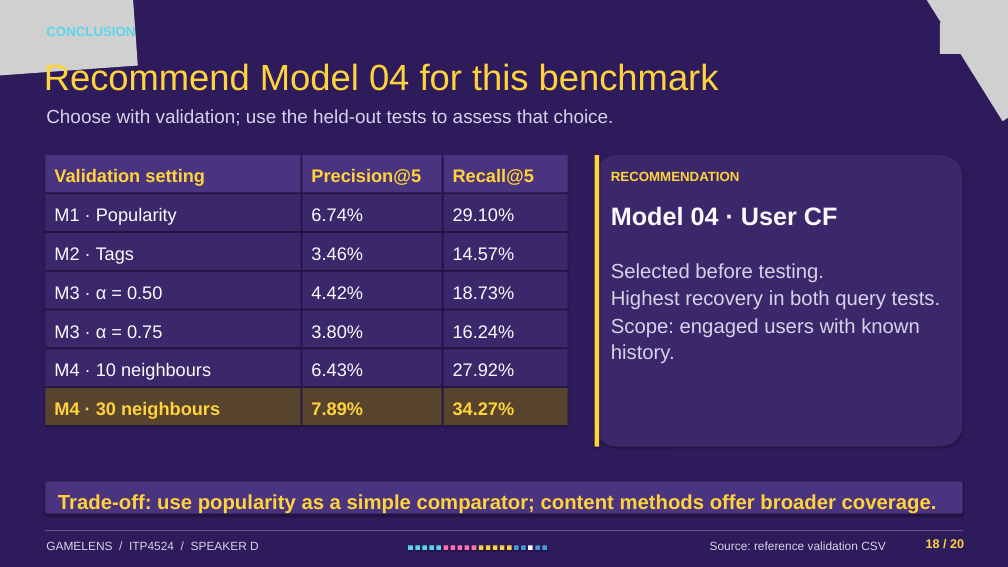
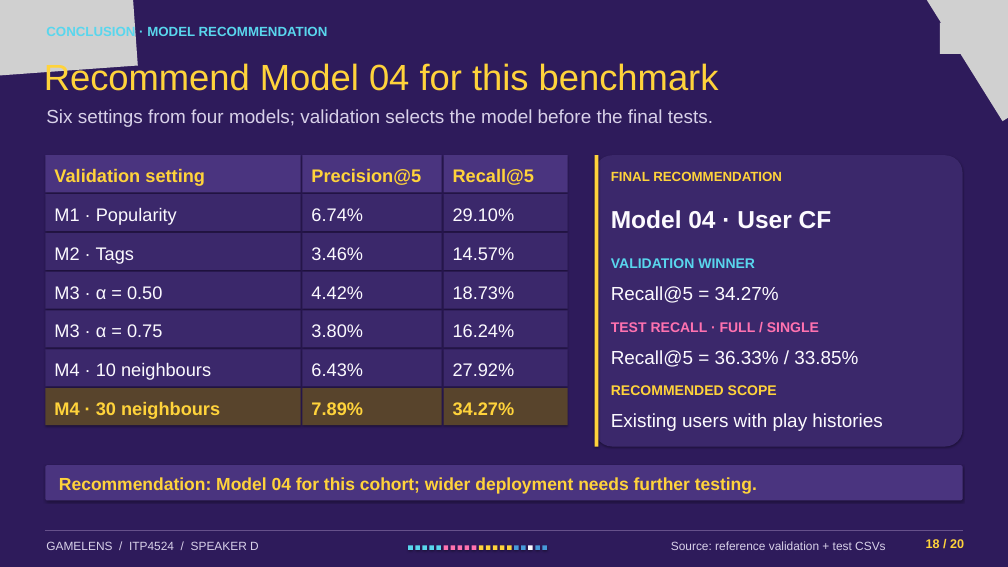
Before and after one commit to CalebChan411/ITP4524GP, a slide deck: slide 18 of part_b/game_recommendation/presentation.pptx. Drawn at 1008x567 pixels with LibreOffice and Linux fonts; fonts in the diff are those of the drawing; grey boxes stand for pictures. Boxes give left, top, right and bottom in pixels: in the first picture for what was removed or moved away, otherwise in the second. Text is boxed around its words. In the diff, an @@ line names an element or a change of style, - is before the commit and + after.

Commit message:
Clarify all model introductions and connect presentation findings to conclusions and reflection

```diff
--- a/part_b/game_recommendation/presentation.pptx
+++ b/part_b/game_recommendation/presentation.pptx
@@ text at (46,26,328,36): text changed @@
-CONCLUSION
+CONCLUSION · MODEL RECOMMENDATION
@@ text at (46,109,713,127): text changed @@
-Choose with validation; use the held-out tests to assess that choice.
+Six settings from four models; validation selects the model before the final tests.
@@ rounded rectangle at (595,155,963,447): proportions changed @@
@@ text at (611,171,782,181): text changed @@
-RECOMMENDATION
+FINAL RECOMMENDATION
@@ text "Model 04 · User CF" at (611,210,832,229): size 36 to 35 pt; line spacing 1.06 to 1.05 @@
@@ text at (611,258,755,268): text changed; size 29 to 20 pt; text colour #D8D1E9 to #59D6ED; bold on @@
-Selected before testing.
-Highest recovery in both query tests.
-Scope: engaged users with known history.
+VALIDATION WINNER
@@ text added at (611,286,779,303), 27 pt, text #FCFAFF @@
+Recall@5 = 34.27%
@@ text added at (611,322,819,332), 20 pt, text #FF72B0, bold @@
+TEST RECALL · FULL / SINGLE
@@ text added at (611,350,858,367), 27 pt, text #FCFAFF @@
+Recall@5 = 36.33% / 33.85%
@@ text added at (611,385,777,395), 20 pt, text #FFD33B, bold @@
+RECOMMENDED SCOPE
@@ text added at (611,413,882,431), 27 pt, text #FCFAFF @@
+Existing users with play histories
@@ rounded rectangle at (45,465,963,500): proportions changed @@
@@ rounded rectangle: place and size @@
-rounded rectangle at (45,481,963,514)
+rounded rectangle at (45,465,963,500)
@@ text added at (59,477,757,494), 25 pt, text #FFD33B, bold @@
+Recommendation: Model 04 for this cohort; wider deployment needs further testing.
@@ text removed at (58,494,937,513) @@
-Trade-off: use popularity as a simple comparator; content methods offer broader coverage.
@@ text at (671,541,885,550): text changed @@
-Source: reference validation CSV
+Source: reference validation + test CSVs
```
Also in this commit, not shown: 6 other slides changed, 2 slides added, 2 slides removed, 3 other files.
